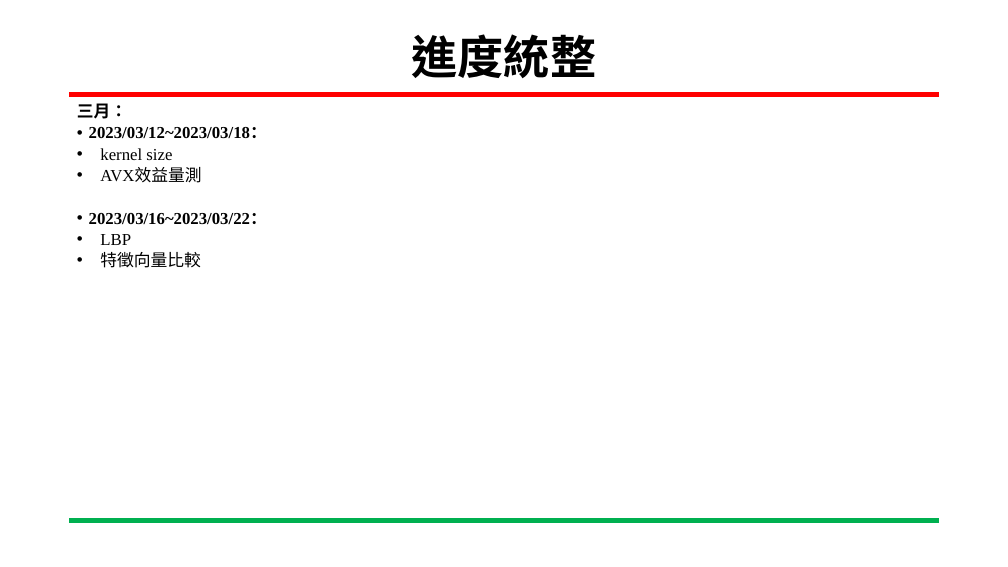
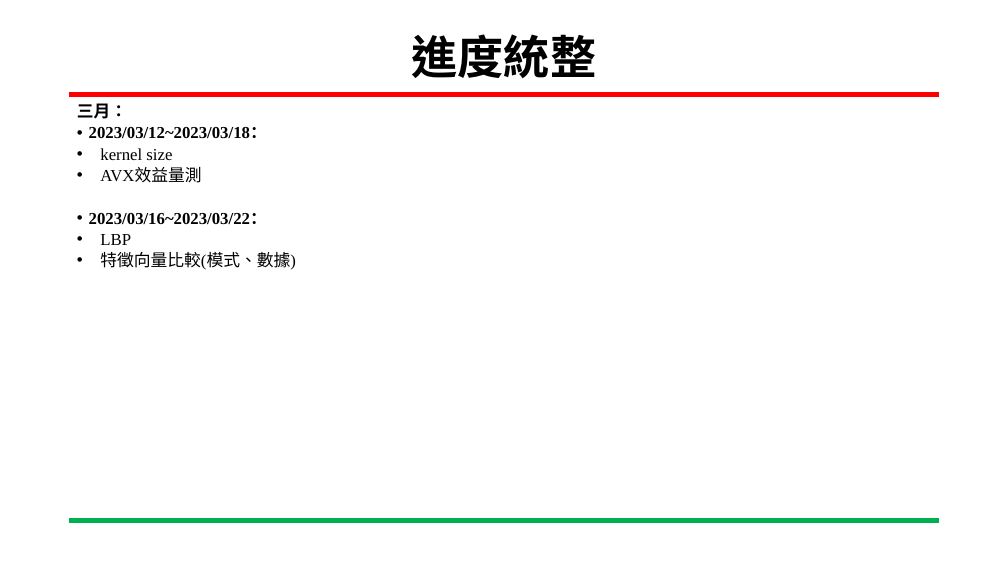
Before and after one commit to ing0331/111-2_Embedded-Image-Processing, a slide deck: slide 4 of HW2/LBP_HW2.pptx. Drawn at 1008x567 pixels with LibreOffice and Linux fonts; fonts in the diff are those of the drawing; background and template pictures are left out. Boxes give left, top, right and bottom in pixels: in the first picture for what was removed or moved away, otherwise in the second. Text is boxed around its words. In the diff, an @@ line names an element or a change of style, - is before the commit and + after.

```diff
--- a/HW2/LBP_HW2.pptx
+++ b/HW2/LBP_HW2.pptx
@@ text at box(100, 252, 295, 270): text changed @@
-  • 特徵向量比較
+  • 特徵向量比較(模式、數據)
```
Also in this commit, not shown: 3 other slides changed, 1 slide added.
